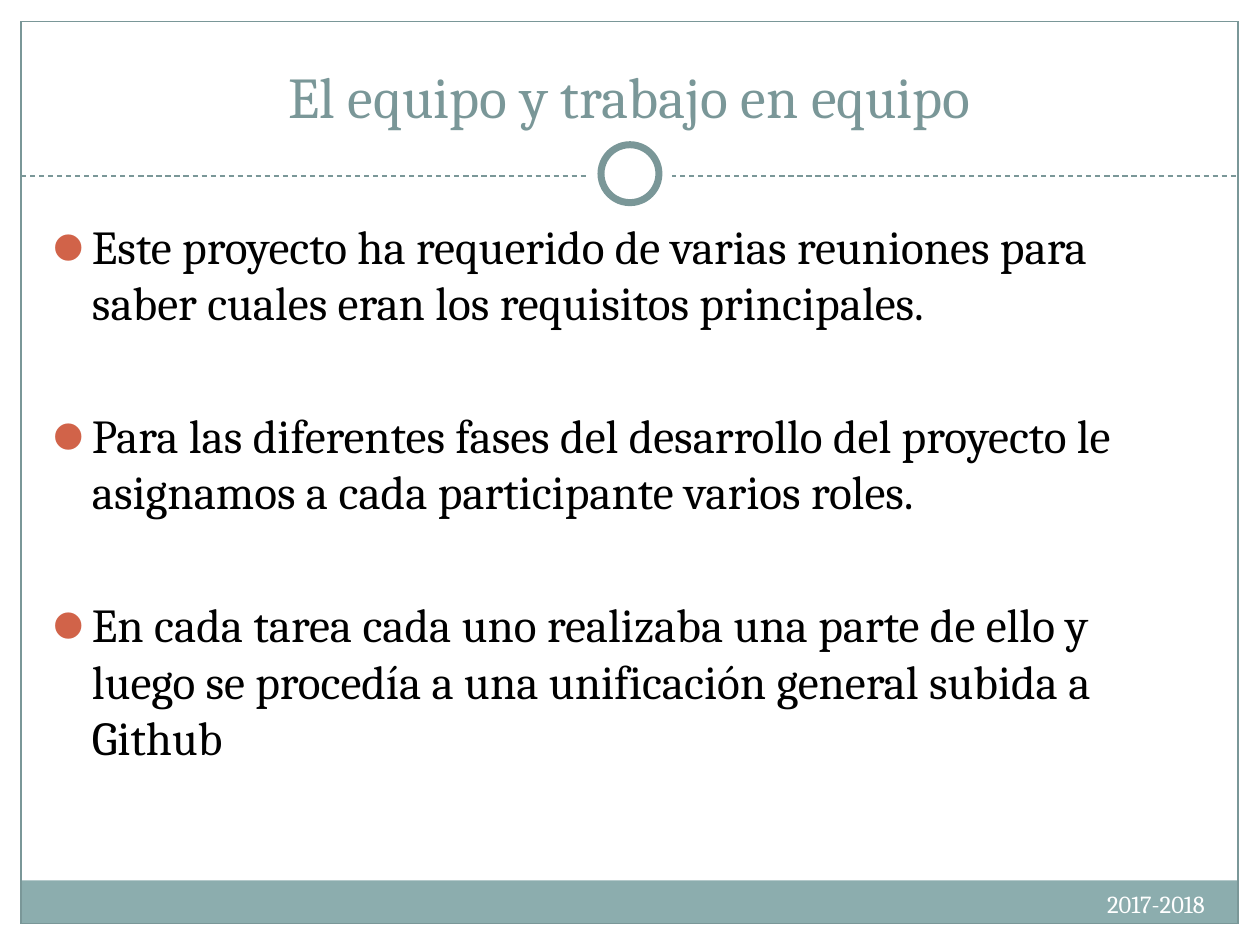
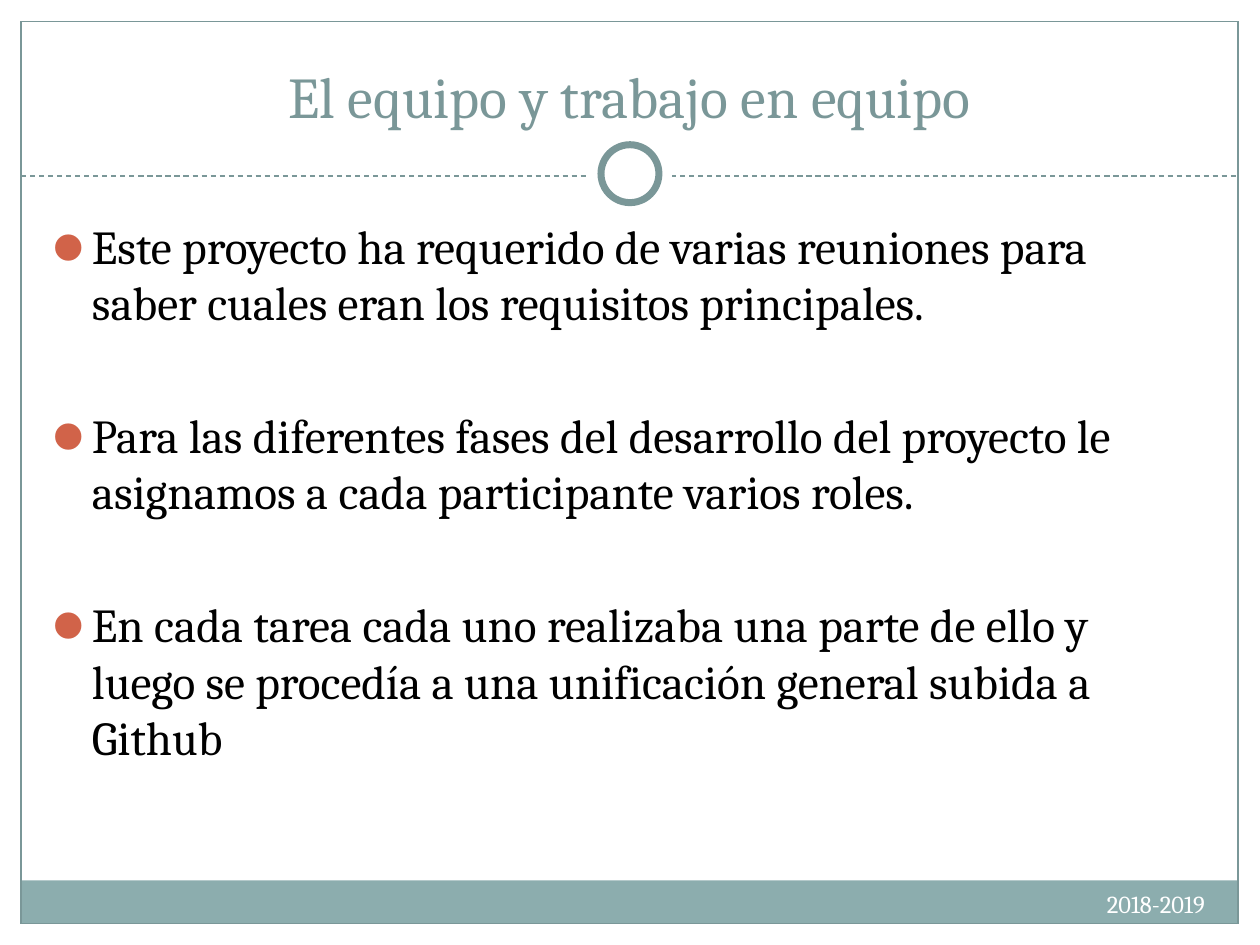
Before and after one commit to albertoaguileram/dsd, a slide deck: slide 4 of presentacionfinal.pptx. Drawn at 1260x945 pixels with LibreOffice and Linux fonts; fonts in the diff are those of the drawing. Boxes give left, top, right and bottom in pixels: in the first picture for what was removed or moved away, otherwise in the second. Text is boxed around its words. In the diff, an @@ line names an element or a change of style, - is before the commit and + after.

```diff
--- a/presentacionfinal.pptx
+++ b/presentacionfinal.pptx
@@ text at (x1=1107, y1=896, x2=1205, y2=913): text changed @@
-2017-2018
+2018-2019
```
Also in this commit, not shown: 18 other slides changed.
